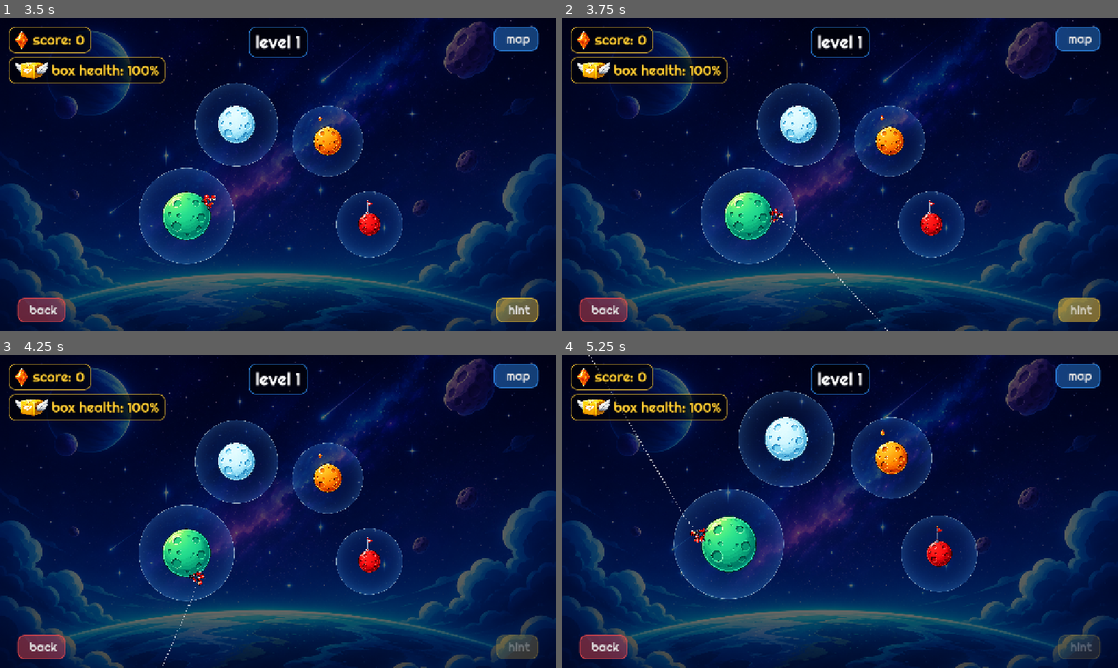
Above: before the commit, frames 1-4 (two rows, left to right).
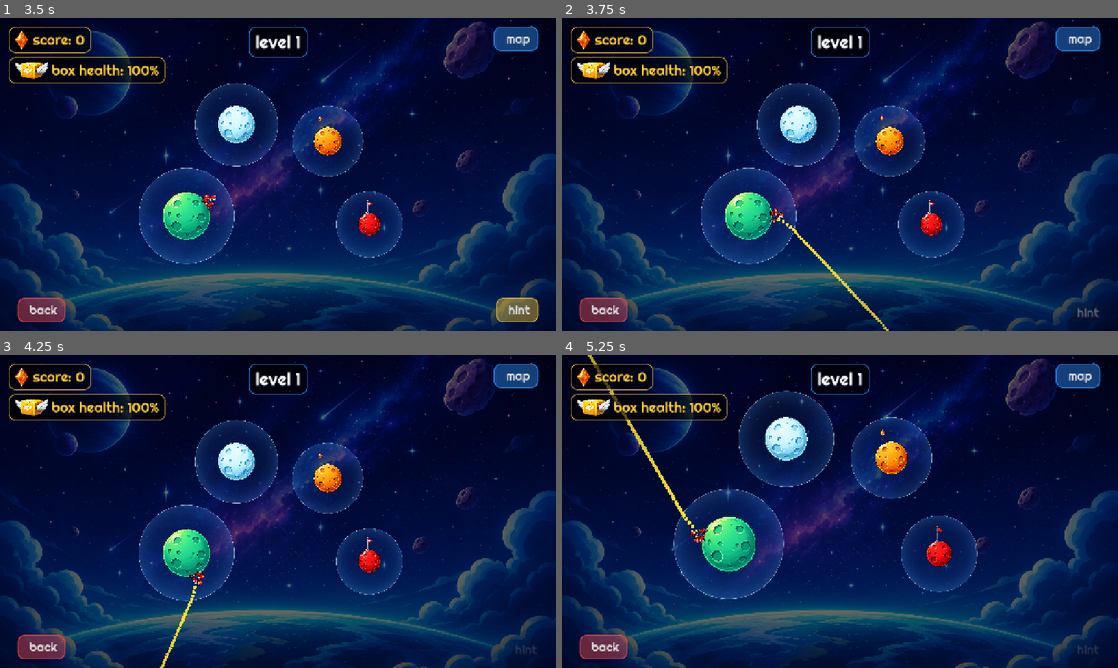
Above: after the commit, the same moments.

Repository: PandiaJason/classic
Game: Godot game, scene res://scenes/splash_screen.tscn
The game is run twice, just before and just after one commit, with the same random seed, the same clock (stepped at 60 frames per second) and the same inputs. Sound files missing from this copy of the repository are replaced by a short silence.
Inputs (mouse positions are in pixels of both pictures, inside the frame that each line leads up to):
- Up to frame 1 (3.5 s): tap Enter (ui_accept) at 0.5, 0.77, 1.25, 1.52 s; move the mouse to (400, 158) at 0.52 s; hold Right (ui_right) 0.53-2 s; tap M at 0.6 s; click (400, 158) at 0.67 s; move the mouse to (166, 190) at 1.27 s; tap H at 1.35 s; click "start" at 2 s; click "1" at 2.75 s
- Up to frame 2 (3.75 s): click "hint" at 3.5 s
- Up to frame 3 (4.25 s): no input
- Up to frame 4 (5.25 s): click "map" at 4.25 s; move the mouse to (895, 442) at 5.02 s; hold Left (ui_left) from 5.03 s (still down); tap M at 5.1 s

Frame 1 is identical in both runs. In frame 2, 0.8% of the frame differs, in the area x 38-97%, y 63-100%; in frame 3, 0.7%; in frame 4, 0.8%.

Commit message:
Fix hint button and make trajectory larger and yellow

Diff:
--- a/scripts/in_game_ui.gd
+++ b/scripts/in_game_ui.gd
@@ -124,8 +124,7 @@
 
 	# Setup Hint Button
 	hint_button = UIFactory.create_glass_button("hint", UIFactory.GOLD_COLOR)
-	hint_button.button_down.connect(_on_hint_pressed)
-	hint_button.button_up.connect(_on_hint_released)
+	hint_button.pressed.connect(_on_hint_pressed)
 
 	var hint_margin = MarginContainer.new()
 	hint_margin.set_anchors_and_offsets_preset(Control.PRESET_BOTTOM_RIGHT)
@@ -260,9 +259,7 @@
 	# Fade out the button after activation
 	var tween = create_tween()
 	tween.tween_property(hint_button, "modulate:a", 0.3, 0.5)
-
-func _on_hint_released():
-	pass # Trajectory stays visible until player lands
+	hint_button.disabled = true
 
 func _on_view_map_pressed():
 	is_viewing_map = !is_viewing_map
--- a/scripts/player_2d.gd
+++ b/scripts/player_2d.gd
@@ -280,9 +280,10 @@
 
 func _draw():
 	if show_trajectory and trajectory_points.size() > 0:
-		for p in trajectory_points:
-			# p is in global coordinates, so we need to convert to local to draw properly
-			draw_circle(to_local(p), 4.0, Color(1.0, 1.0, 1.0, 0.7))
+		for i in range(trajectory_points.size()):
+			var p = trajectory_points[i]
+			var alpha = 1.0 - (float(i) / trajectory_points.size()) * 0.6
+			draw_circle(to_local(p), 10.0, Color(1.0, 0.9, 0.2, alpha))
 
 func update_sprite_region():
 	# Flip sprite based on forward direction
